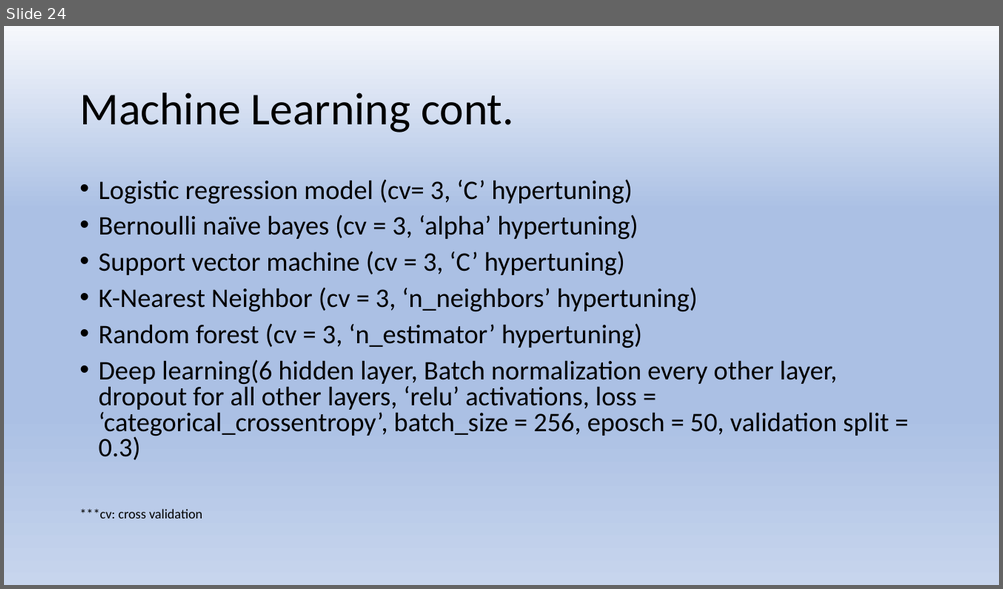
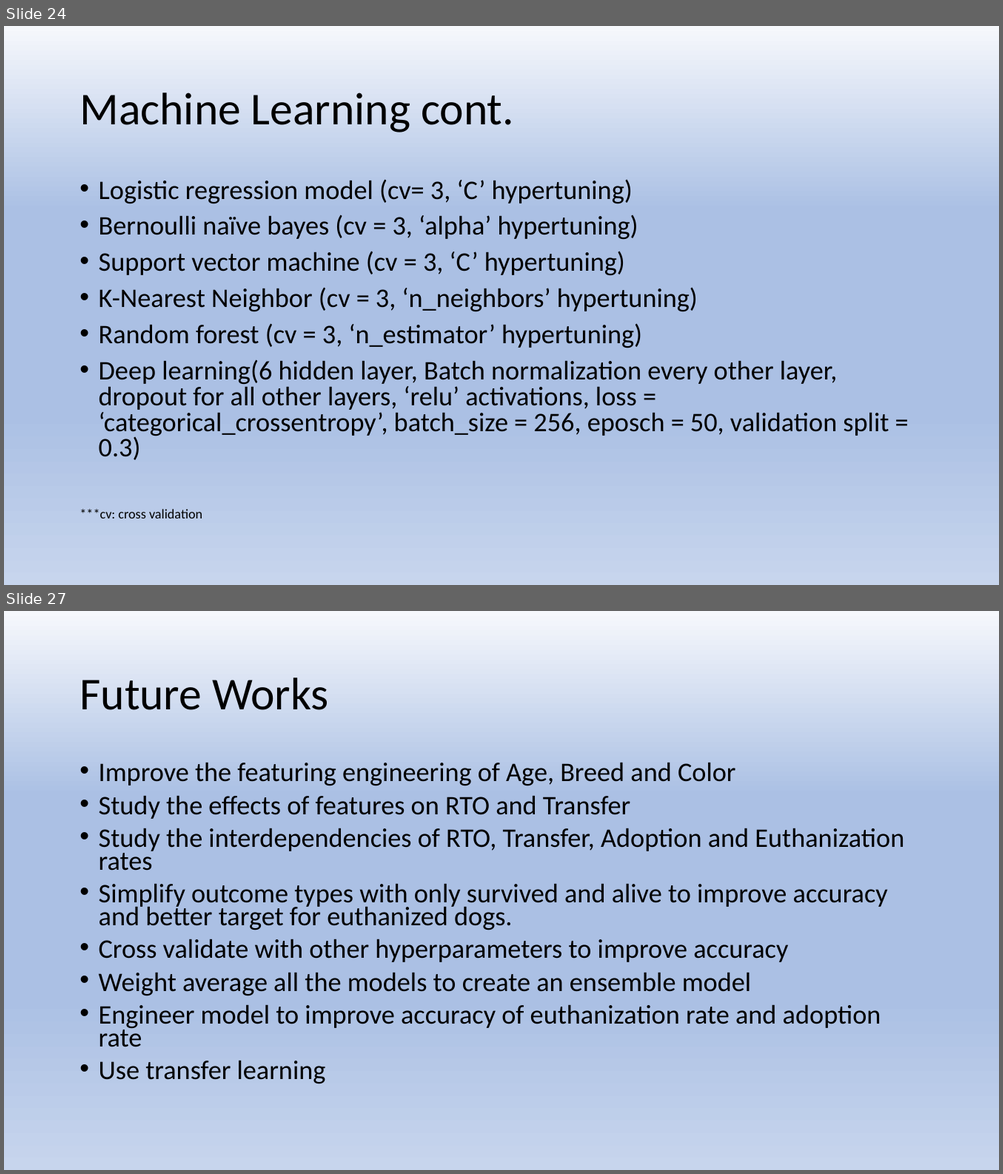
Before and after one commit to activerabbit/Springboard, a slide deck: Project/Presentation.pptx. Shown one above the other, each under a label of ours: slide 24 before the commit, slides 24 and 27 after it; the slides between them are not shown. The pictures are 1003x589 and 1003x1174 pixels, drawn with LibreOffice and Linux fonts; fonts in the diff are those of the drawing. Boxes give left, top, right and bottom in pixels: in the first picture for what was removed or moved away, otherwise in the second. Text is boxed around its words. In the diff, an @@ line names an element or a change of style, - is before the commit and + after.

```diff
--- a/Project/Presentation.pptx
+++ b/Project/Presentation.pptx
@@ slide 27 added at box(4, 611, 999, 1170), background gradient #F6F8FC to #ABC0E4 to #C7D5ED @@
@@ title added at box(79, 678, 329, 710), 44 pt, text #000000 @@
+Future Works
@@ text added at box(99, 762, 904, 1085), 25.9 pt, text #000000 @@
+• Improve the featuring engineering of Age, Breed and Color
+• Study the effects of features on RTO and Transfer
+• Study the interdependencies of RTO, Transfer, Adoption and Euthanization rates
+• Simplify outcome types with only survived and alive to improve accuracy and better target for euthanized dogs.
+• Cross validate with other hyperparameters to improve accuracy
+• Weight average all the models to create an ensemble model
+• Engineer model to improve accuracy of euthanization rate and adoption rate
+• Use transfer learning
```
Also in this commit, not shown: 2 slides changed, 2 other slides added.
